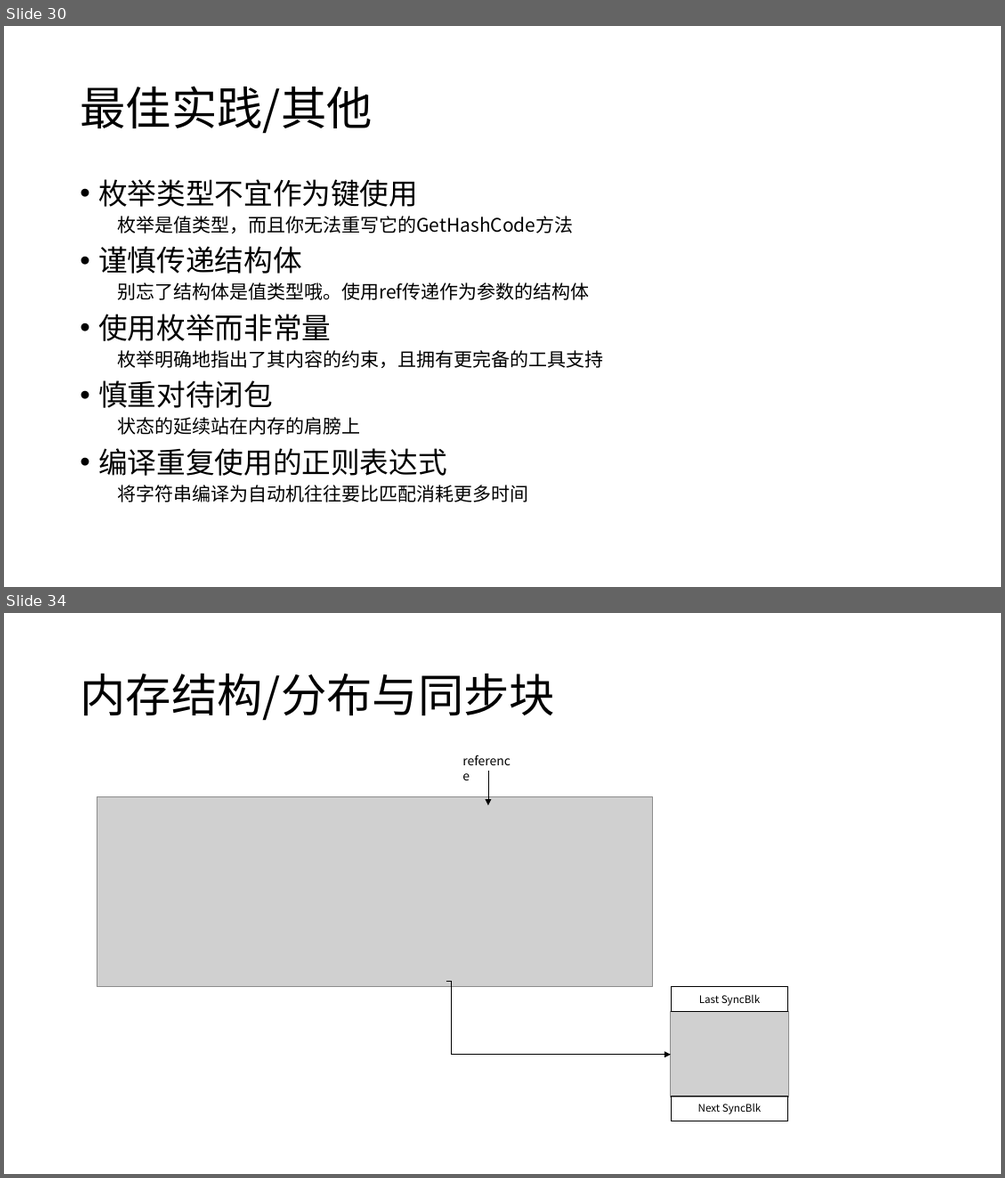
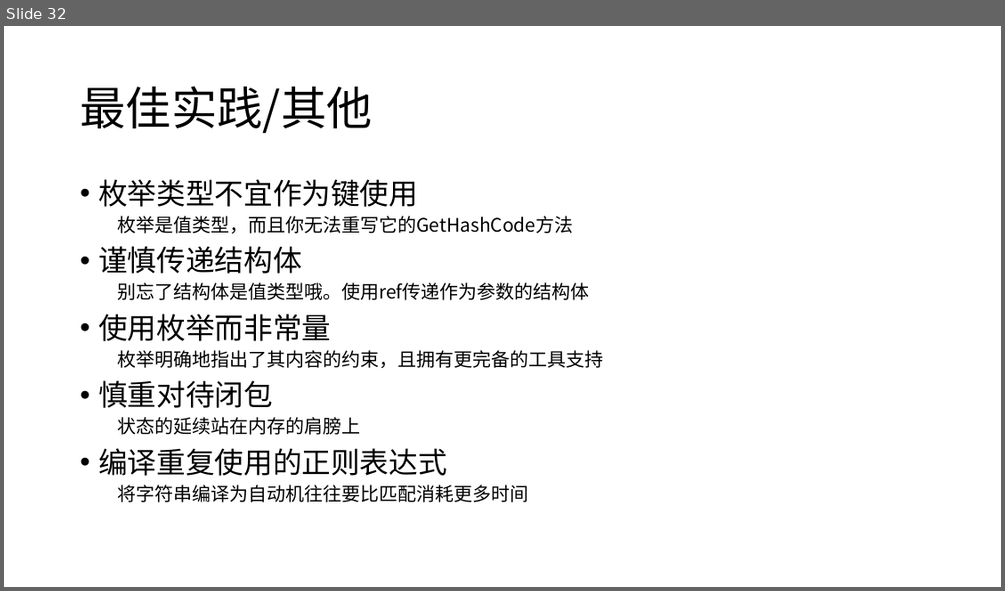
Before and after one commit to snakealpha/DotNetSession, a slide deck: pptx.pptx.pptx. Shown one above the other, each under a label of ours: slides 30 and 34 before the commit, slide 32 after it; the slides between them are not shown. The pictures are 1005x1178 and 1005x591 pixels, drawn with LibreOffice and Linux fonts; fonts in the diff are those of the drawing; grey boxes stand for pictures. Boxes give left, top, right and bottom in pixels: in the first picture for what was removed or moved away, otherwise in the second. Text is boxed around its words. In the diff, an @@ line names an element or a change of style, - is before the commit and + after.

```diff
--- a/pptx.pptx.pptx
+++ b/pptx.pptx.pptx
@@ slide 34 removed at [4,613,1001,1174], background #FFFFFF @@
@@ title removed at [80,673,555,721] @@
-内存结构/分布与同步块
@@ text removed at [455,750,521,772] @@
-reference
@@ arrow removed from (488, 771) to (488, 805) @@
@@ picture removed at [97,797,653,986] @@
@@ elbow arrow removed from (446, 981) to (671, 1054) @@
@@ picture removed at [671,1012,789,1097] @@
@@ rectangle removed at [672,987,788,1012] @@
-Last SyncBlk
@@ rectangle removed at [672,1096,788,1121] @@
-Next SyncBlk
@@ what was slide 30 is now slide 32 @@
```
Also in this commit, not shown: 3 slides changed, 2 slides added, 6 other slides removed, 6 other files.
